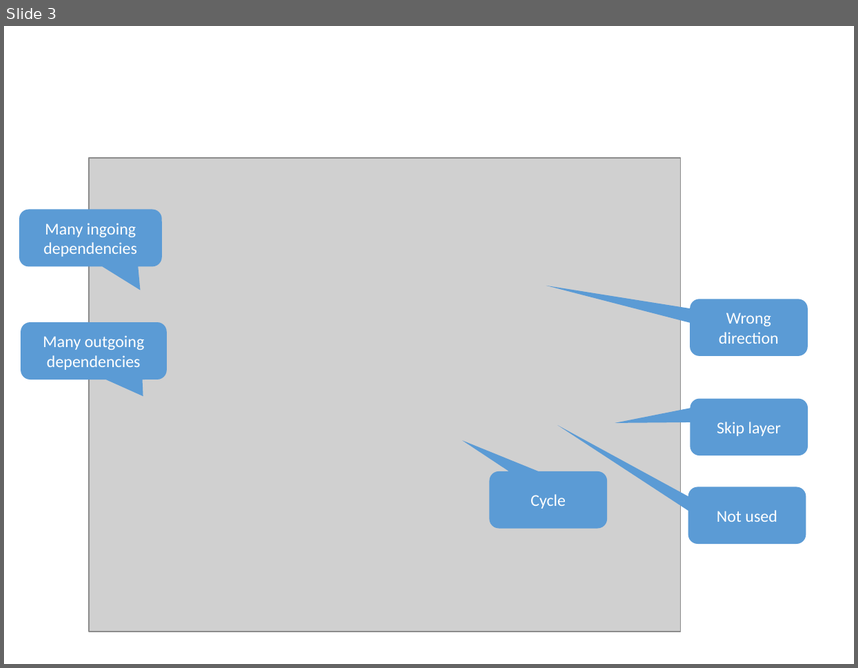
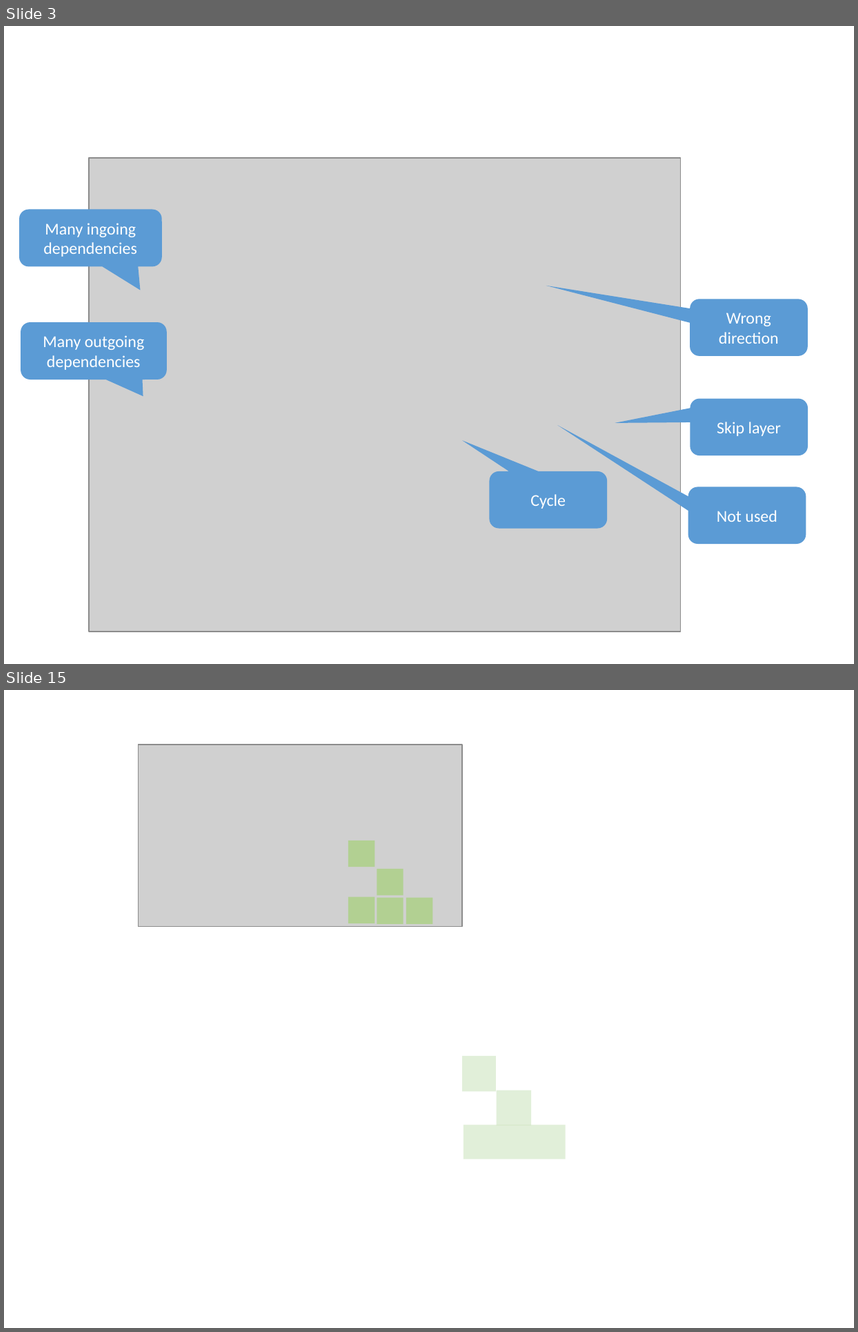
Before and after one commit to dsmsuite/dsmsuite.github.io, a slide deck: assets/img/Images.pptx. Shown one above the other, each under a label of ours: slide 3 before the commit, slides 3 and 15 after it; the slides between them are not shown. The pictures are 858x668 and 858x1332 pixels, drawn with LibreOffice and Linux fonts; fonts in the diff are those of the drawing; grey boxes stand for pictures. Boxes give left, top, right and bottom in pixels: in the first picture for what was removed or moved away, otherwise in the second. Text is boxed around its words. In the diff, an @@ line names an element or a change of style, - is before the commit and + after.

```diff
--- a/assets/img/Images.pptx
+++ b/assets/img/Images.pptx
@@ slide 15 added at bbox=[4, 690, 854, 1328], background #FFFFFF @@
@@ picture added at bbox=[139, 745, 462, 926] @@
@@ rectangle added at bbox=[348, 840, 375, 867], fill #92D050 at 48% opacity @@
@@ rectangle added at bbox=[377, 869, 404, 895], fill #92D050 at 48% opacity @@
@@ rectangle added at bbox=[348, 896, 375, 923], fill #92D050 at 48% opacity @@
@@ rectangle added at bbox=[377, 898, 404, 924], fill #92D050 at 48% opacity @@
@@ rectangle added at bbox=[406, 898, 432, 924], fill #92D050 at 48% opacity @@
@@ rectangle added at bbox=[462, 1056, 496, 1092], fill #C5E0B4 at 50% opacity @@
@@ rectangle added at bbox=[496, 1090, 531, 1125], fill #C5E0B4 at 50% opacity @@
@@ rectangle added at bbox=[464, 1125, 566, 1159], fill #C5E0B4 at 50% opacity @@
```
Also in this commit, not shown: 12 slides changed, 5 slides removed, 5 other files.
